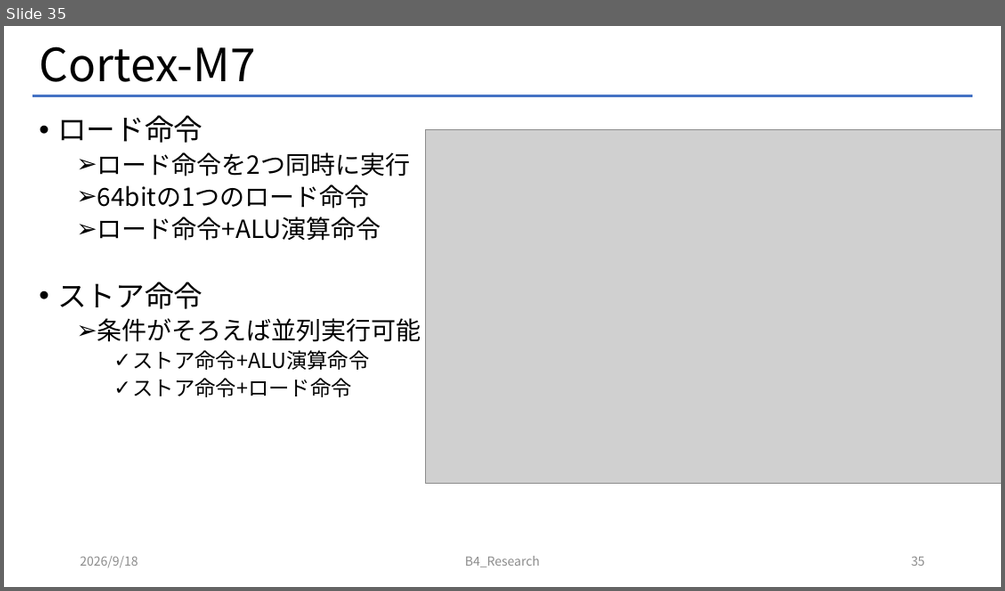
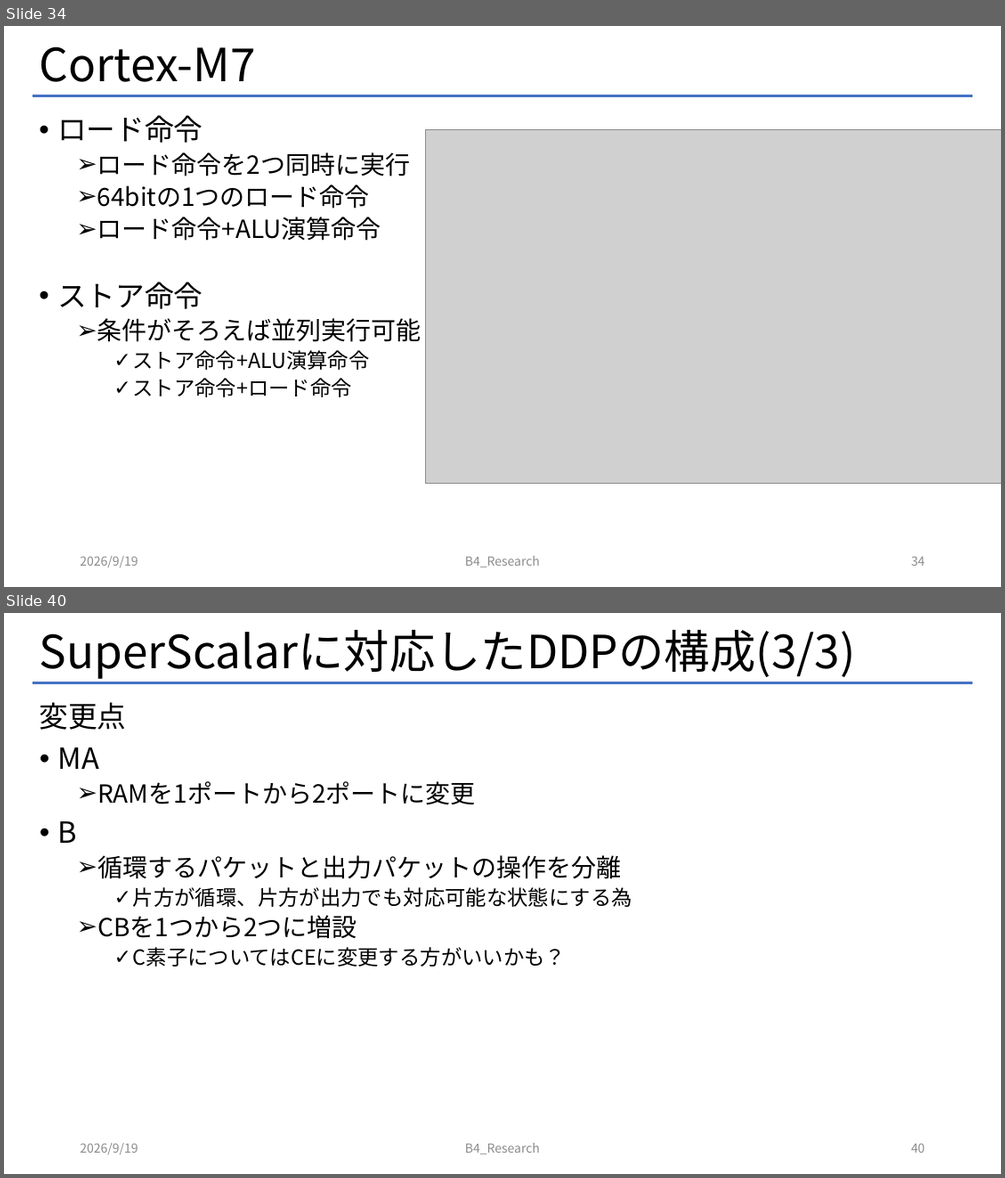
Before and after one commit to Mattya009/SuperScalar_DDP, a slide deck: DDP_SuperScalar.pptx. Shown one above the other, each under a label of ours: slide 35 before the commit, slides 34 and 40 after it; the slides between them are not shown. The pictures are 1005x591 and 1005x1178 pixels, drawn with LibreOffice and Linux fonts; fonts in the diff are those of the drawing; grey boxes stand for pictures. Boxes give left, top, right and bottom in pixels: in the first picture for what was removed or moved away, otherwise in the second. Text is boxed around its words. In the diff, an @@ line names an element or a change of style, - is before the commit and + after.

Commit message:
powerpointを編集 SuperScalar_DDPについての記載を追加

```diff
--- a/DDP_SuperScalar.pptx
+++ b/DDP_SuperScalar.pptx
@@ slide 40 added at [4, 613, 1001, 1174], background #FFFFFF; not listed: 1 template element that a slide beside it also shows @@
@@ title added at [40, 630, 856, 679], 44 pt, text #000000 @@
+SuperScalarに対応したDDPの構成(3/3)
@@ text added at [40, 702, 632, 966], 24 pt, text #000000 @@
+変更点
+• MA
+  ➢ RAMを1ポートから2ポートに変更
+• B
+  ➢ 循環するパケットと出力パケットの操作を分離
+    ✓ 片方が循環、片方が出力でも対応可能な状態にする為
+  ➢ CBを1つから2つに増設
+    ✓ C素子についてはCEに変更する方がいいかも？
@@ text added at [80, 1143, 138, 1154], 12 pt, text #8C8C8C @@
+2026/9/19
@@ text added at [465, 1143, 540, 1154], 12 pt, text #8C8C8C @@
+B4_Research
@@ page number added at [911, 1143, 925, 1152], 12 pt, text #8C8C8C @@
+40
@@ what was slide 35 is now slide 34 @@
@@ page number at [911, 556, 925, 565]: text changed @@
-35
+34
```
Also in this commit, not shown: 71 other slides changed, 6 other slides added, 5 other files.
